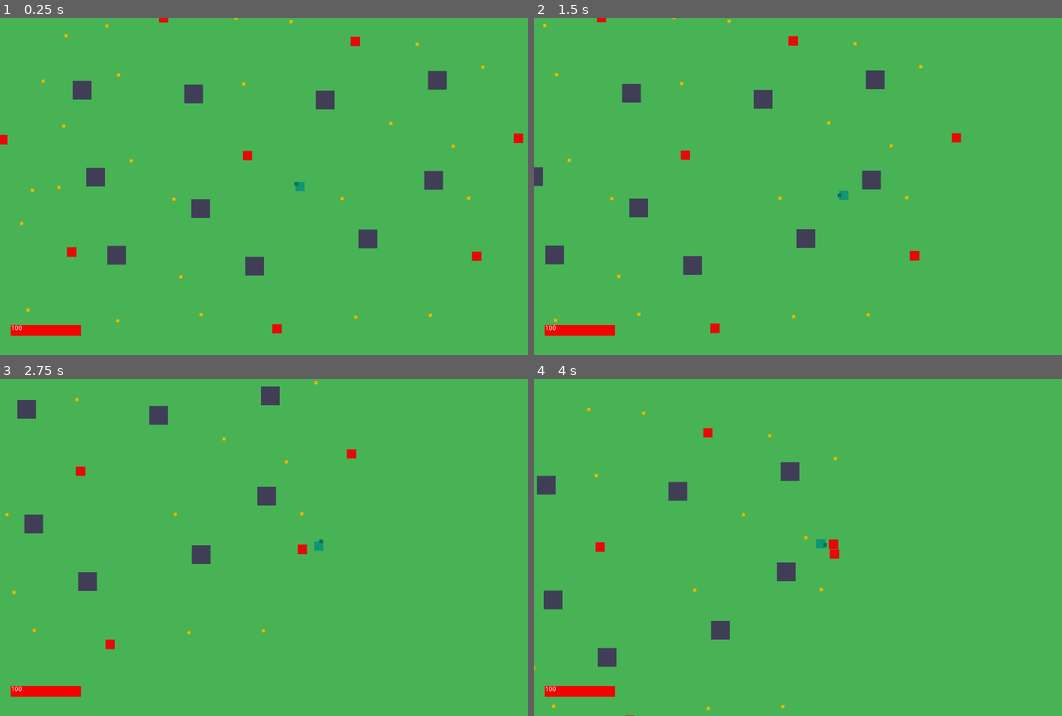
Above: before the commit, frames 1-4 (two rows, left to right).
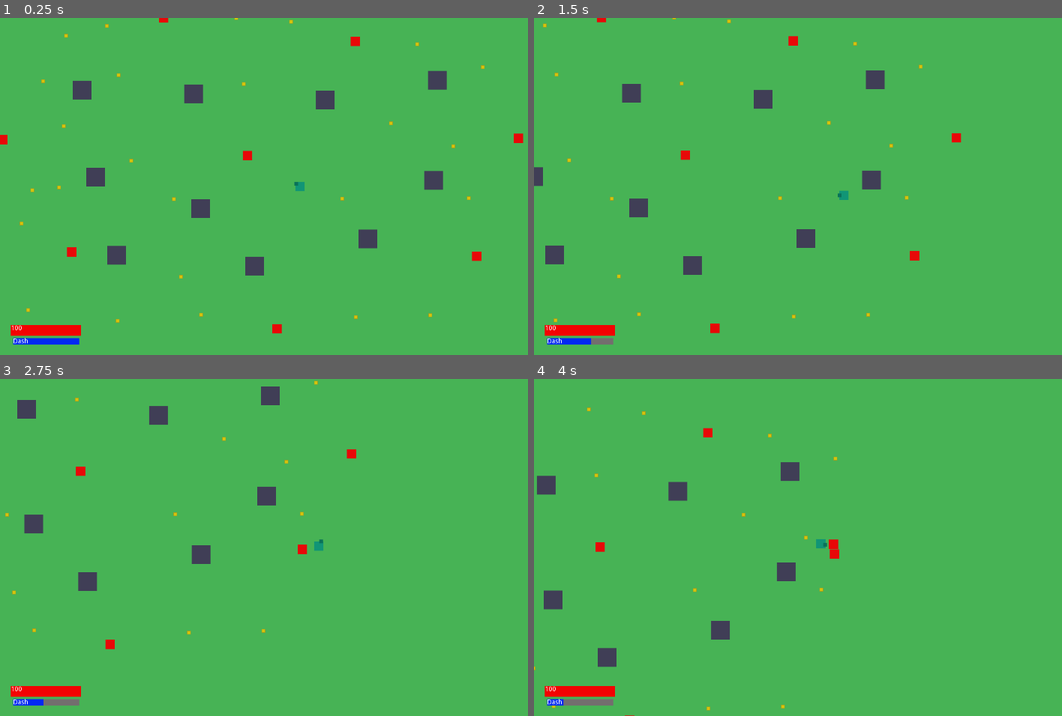
Above: after the commit, the same moments.

Repository: arget4me/TryingToStop
Game: Godot game, scene res://Scenes/SampleScene.tscn
Two runs of this game, one before a commit and one after it. Both use one fixed random seed, a clock stepped at 60 frames per second and the inputs below.
Inputs (mouse positions are in pixels of both pictures, inside the frame that each line leads up to):
- Up to frame 1 (0.25 s): no input
- Up to frame 2 (1.5 s): tap Enter at 0.5 s; move the mouse to (966, 169) at 0.52 s; hold Right (ui_right) 0.53-1.28 s; click (966, 169) at 0.67 s; move the mouse to (713, 203) at 1.27 s; hold Down (ui_down) from 1.28 s (still down); click (713, 203) at 1.42 s
- Up to frame 3 (2.75 s): move the mouse to (359, 473) at 2.02 s; release Down (ui_down) at 2.03 s; hold Right (ui_right) from 2.03 s (still down); click (359, 473) at 2.17 s
- Up to frame 4 (4 s): move the mouse to (803, 614) at 2.77 s; release Right (ui_right) at 2.78 s; hold Up (ui_up) 2.78-3.53 s; click (803, 614) at 2.92 s; move the mouse to (1014, 598) at 3.52 s; hold Left (ui_left) from 3.53 s (still down); click (1014, 598) at 3.67 s

The runs differ from the first frame. In frame 1, 0.3% of the frame differs, in the area x 2-16%, y 94-97%; in frame 2, 0.3%; in frame 3, 0.3%; in frame 4, 0.3%.

Commit message:
Dash cooldown HUD

Diff:
--- a/GrandTale/Scenes/HUD.gd
+++ b/GrandTale/Scenes/HUD.gd
@@ -4,14 +4,24 @@
 onready var health_label = $Health/Label
 onready var health_container = $Health
 
-var health_bar_width
+onready var cooldown_bar = $Cooldown/CurrentCooldown
+onready var cooldown_container = $Cooldown
+
+
+var health_bar_width : int
+var cooldown_bar_width : int
 
 func _ready():
 	health_bar_width = int(health_container.rect_size.x)
 	health_label.text = String(health_bar_width / 100 * 100)
 
+	cooldown_bar_width = int(cooldown_container.rect_size.x)
 
 
 func _on_Player_health_changed(health):
 	health_bar.rect_size.x = (health_bar_width / 100 * health) / 100 * health_bar_width
 	health_label.text = String(health_bar_width / 100 * health)
+
+
+func _on_Player_cooldown_changed(cooldown_percent):
+	cooldown_bar.rect_size.x = cooldown_bar_width * cooldown_percent
--- a/GrandTale/Scenes/SampleScene.tscn
+++ b/GrandTale/Scenes/SampleScene.tscn
@@ -169,4 +169,22 @@
 margin_right = 40.0
 margin_bottom = 14.0
 
+[node name="Cooldown" type="ColorRect" parent="HUD"]
+margin_left = 28.0
+margin_top = 684.0
+margin_right = 169.0
+margin_bottom = 698.0
+color = Color( 0.454902, 0.435294, 0.435294, 1 )
+
+[node name="CurrentCooldown" type="ColorRect" parent="HUD/Cooldown"]
+margin_right = 141.0
+margin_bottom = 14.0
+color = Color( 0.0117647, 0.160784, 0.956863, 1 )
+
+[node name="Label" type="Label" parent="HUD/Cooldown"]
+margin_right = 40.0
+margin_bottom = 14.0
+text = "Dash"
+
+[connection signal="cooldown_changed" from="Player" to="HUD" method="_on_Player_cooldown_changed"]
 [connection signal="health_changed" from="Player" to="HUD" method="_on_Player_health_changed"]
--- a/GrandTale/Scripts/Player.gd
+++ b/GrandTale/Scripts/Player.gd
@@ -2,6 +2,7 @@
 class_name Player
 
 signal health_changed(health)
+signal cooldown_changed(cooldown_percent)
 
 export(int) var Health = 100
 
@@ -21,14 +22,6 @@
 
 func _ready():
 	HandSpringDistance = HandNode.position.length()
-
-#
-#	 if Input.is_mouse_button_pressed(1): # when click Left mouse button
-#        target = get_global_mouse_position()
-#    velocity = global_position.direction_to(target) * speed
-#    if global_position.distance_to(target) > 5:
-#        velocity = move_and_slide(velocity)
-
 
 func _process(delta):
 
@@ -51,8 +44,10 @@
 		if Input.is_mouse_button_pressed(1):
 			Velocity += dir * DashAmout
 			DashTimer = DashCooldown
+			emit_signal("cooldown_changed", 1.0 - clamp(DashTimer/DashCooldown, 0.0, 1.0))
 	else:
 		DashTimer -= delta
+		emit_signal("cooldown_changed", 1.0 - clamp(DashTimer/DashCooldown, 0.0, 1.0))
 
 	Velocity = lerp(Velocity, WantedVelocity, WalkAcc * delta)
 
